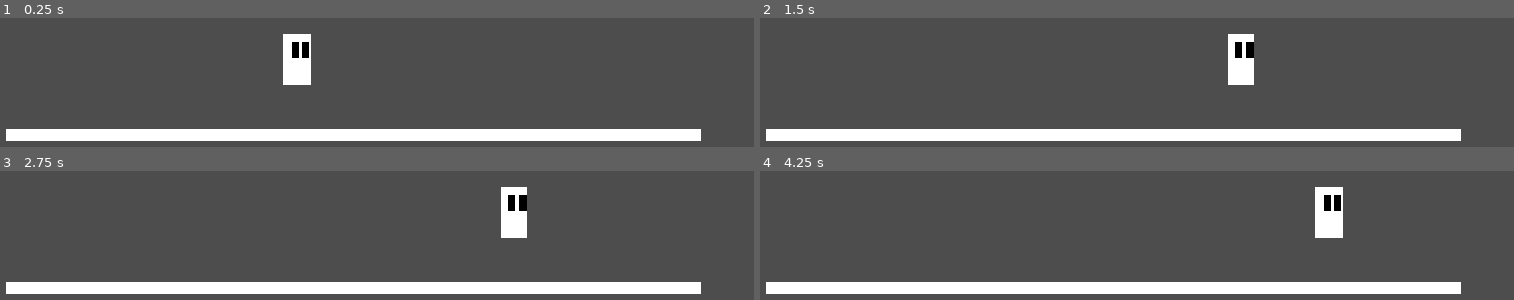
Above: before the commit, frames 1-4 (two rows, left to right).
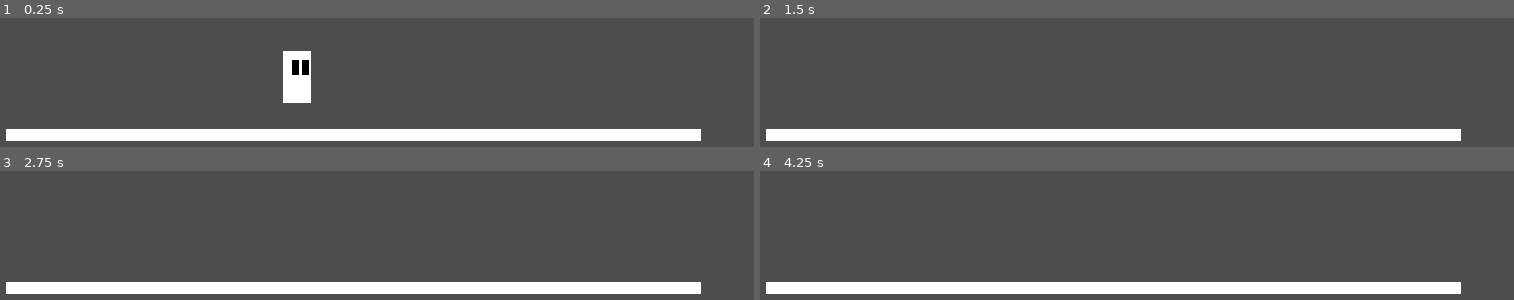
Above: after the commit, the same moments.

Repository: shubhrDev/Satisfying-Character-Controller
Game: Godot game, scene res://levels/level_1.tscn
The game is run twice, just before and just after one commit, with the same random seed, the same clock (stepped at 60 frames per second) and the same inputs.
Inputs:
- Up to frame 1 (0.25 s): no input
- Up to frame 2 (1.5 s): hold D (right) 0.53-1.28 s; tap Space (jump) at 0.6, 0.77, 1.07, 1.35 s; hold A (left) from 1.28 s (still down)
- Up to frame 3 (2.75 s): tap Space (jump) at 1.52, 1.82, 2.1 s; release A (left) at 2.03 s; hold D (right) from 2.03 s (still down)
- Up to frame 4 (4.25 s): tap Space (jump) at 2.85, 3.02, 3.32, 3.6, 3.77, 4.07 s; release D (right) at 3.53 s; hold A (left) from 3.53 s (still down)

The runs differ from the first frame. In frame 1, 1.3% of the frame differs, in the area x 37-42%, y 12-66%; in frame 2, 1.4%; in frame 3, 1.4%; in frame 4, 1.5%, in the area x 73-78%, y 12-52%.

Commit message:
variable jump not responsive and jump apex modifier not working: backp b4 majjor changes

Diff:
--- a/Player/player.tscn
+++ b/Player/player.tscn
@@ -4,9 +4,11 @@
 [ext_resource type="Script" uid="uid://gywdip5s47x3" path="res://Player/scripts/States/state_machine.gd" id="1_l8h54"]
 [ext_resource type="Script" uid="uid://buccd6sdhwomo" path="res://Player/scripts/States/move_state.gd" id="3_btcbx"]
 [ext_resource type="Script" uid="uid://cf1f77b8uq73v" path="res://Player/scripts/States/idle_state.gd" id="3_k53q1"]
+[ext_resource type="Script" uid="uid://bxdle8x8siyd1" path="res://Player/scripts/States/jump_state.gd" id="5_fhl08"]
+[ext_resource type="Script" uid="uid://dbtql5cbiwb35" path="res://Player/scripts/States/fall_state.gd" id="6_vtle1"]
 
 [sub_resource type="Curve" id="Curve_k53q1"]
-_data = [Vector2(0, 0), 0.0, 1.0, 0, 0, Vector2(0.575, 1), 0.0, 0.0, 0, 0, Vector2(1, 1), 0.0, 0.83616424, 0, 0]
+_data = [Vector2(0, 0), 0.0, 1.0, 0, 0, Vector2(0.78499997, 1), 0.0, 0.0, 0, 0, Vector2(1, 1), 0.0, 0.83616424, 0, 0]
 point_count = 3
 
 [sub_resource type="BoxMesh" id="BoxMesh_e3c3e"]
@@ -21,6 +23,7 @@
 acceleration_curve = SubResource("Curve_k53q1")
 player_speed = 500.0
 coyote_strafe_time = NodePath("strafeTimer")
+max_jump_height = 700.0
 
 [node name="body" type="MeshInstance2D" parent="." unique_id=1877024279]
 scale = Vector2(4, 8)
@@ -46,20 +49,47 @@
 wait_time = 0.2
 one_shot = true
 
+[node name="apexModifierTime" type="Timer" parent="." unique_id=1444804841]
+unique_name_in_owner = true
+wait_time = 0.04
+one_shot = true
+
 [node name="StateMachine" type="Node" parent="." unique_id=1295562982 node_paths=PackedStringArray("initial_state")]
 script = ExtResource("1_l8h54")
 initial_state = NodePath("Idle")
 metadata/_custom_type_script = "uid://gywdip5s47x3"
 
-[node name="Idle" type="Node" parent="StateMachine" unique_id=1787945245 node_paths=PackedStringArray("move_state")]
+[node name="Idle" type="Node" parent="StateMachine" unique_id=1787945245 node_paths=PackedStringArray("move_state", "fall_state", "jump_state")]
 script = ExtResource("3_k53q1")
 move_state = NodePath("../Move")
+fall_state = NodePath("../Fall")
+jump_state = NodePath("../Jump")
 metadata/_custom_type_script = "uid://bxnipgrcic4y3"
 
-[node name="Move" type="Node" parent="StateMachine" unique_id=1481526363 node_paths=PackedStringArray("idle_state", "player_base")]
+[node name="Move" type="Node" parent="StateMachine" unique_id=1481526363 node_paths=PackedStringArray("idle_state", "jump_state", "player_base")]
 script = ExtResource("3_btcbx")
 idle_state = NodePath("../Idle")
+jump_state = NodePath("../Jump")
 player_base = NodePath("../..")
 metadata/_custom_type_script = "uid://bxnipgrcic4y3"
 
+[node name="Jump" type="Node" parent="StateMachine" unique_id=1775009989 node_paths=PackedStringArray("player_base", "fall_state")]
+script = ExtResource("5_fhl08")
+player_base = NodePath("../..")
+fall_state = NodePath("../Fall")
+metadata/_custom_type_script = "uid://bxnipgrcic4y3"
+
+[node name="Fall" type="Node" parent="StateMachine" unique_id=2115711398 node_paths=PackedStringArray("move_state", "player_base")]
+script = ExtResource("6_vtle1")
+move_state = NodePath("../Move")
+player_base = NodePath("../..")
+metadata/_custom_type_script = "uid://bxnipgrcic4y3"
+
+[node name="groundCheck" type="RayCast2D" parent="." unique_id=727293729]
+unique_name_in_owner = true
+target_position = Vector2(0, 5)
+
+[connection signal="timeout" from="strafeTimer" to="." method="_on_strafe_timer_timeout"]
 [connection signal="timeout" from="strafeTimer" to="StateMachine/Move" method="_on_strafe_timer_timeout"]
+[connection signal="timeout" from="apexModifierTime" to="." method="_on_strafe_timer_timeout"]
+[connection signal="timeout" from="apexModifierTime" to="StateMachine/Move" method="_on_strafe_timer_timeout"]
--- /dev/null
+++ b/Player/scripts/States/fall_state.gd
@@ -0,0 +1,14 @@
+extends State
+
+@export var move_state: State
+
+@export var player_base: PlayerBase
+@onready var ground_check: RayCast2D = %groundCheck
+
+
+func physics_update(_delta : float) -> void:
+	player_base.apply_gravity(_delta)
+	player_base.move_left_right(_delta)
+
+	if ground_check.is_colliding():
+		switch_state.emit(move_state)
--- a/Player/scripts/States/idle_state.gd
+++ b/Player/scripts/States/idle_state.gd
@@ -1,6 +1,9 @@
 extends State
 
 @export var move_state : State
+@export var fall_state : State
+@export var jump_state : State
+@onready var ground_check: RayCast2D = %groundCheck
 
 
 func enter_state() -> void:
@@ -9,6 +12,11 @@
 func update(_delta : float) -> void:
 	var horizontal_input := Input.get_axis("left", "right")
 	var direction = Vector2(horizontal_input, 0)
+
+
 	if direction != Vector2.ZERO:
-
 		switch_state.emit(move_state)
+	if ground_check.is_colliding() == false:
+		switch_state.emit(fall_state)
+	if Input.is_action_just_pressed("jump"):
+		switch_state.emit (jump_state)
--- /dev/null
+++ b/Player/scripts/States/jump_state.gd
@@ -0,0 +1,44 @@
+extends State
+
+@export var player_base: PlayerBase
+@export var fall_state: State
+
+@onready var ground_check: RayCast2D = %groundCheck
+@onready var apex_modifier_time: Timer = %apexModifierTime
+
+var apex_modifier_applied: bool
+
+func enter_state() -> void:
+	player_base.handle_jump() #convert to function in player_base
+	apex_modifier_applied = false
+
+func physics_update(_delta : float) -> void:
+	if apex_modifier_time.is_stopped():
+		player_base.apply_gravity(_delta)
+
+	player_base.move_left_right(_delta)
+
+	if not ground_check.is_colliding() and absf(player_base.velocity.y) < 30 and not apex_modifier_applied:
+		#Apex modifiers increase horizontal speed and antigravity moment
+		#print("do something")
+		player_base.apex_modifier()
+		apex_modifier_time.start()
+		#print (apex_modifier_time.is_stopped())
+		await apex_modifier_time.timeout
+		print ("reset")
+		apex_modifier_applied = true
+
+		player_base.reset_apex_modifier()
+		apex_modifier_time.stop()
+
+	if not ground_check.is_colliding() and player_base.velocity.y > 0.0 and apex_modifier_applied:
+		switch_state.emit (fall_state)
+
+	if Input.is_action_just_released("jump"):
+		player_base.velocity.y *= 0.4
+		print (player_base.velocity.y)
+		print ("release")
+func exit_state() -> void:
+	apex_modifier_applied = false
+	player_base.reset_apex_modifier()
+	apex_modifier_time.stop()
--- a/Player/scripts/States/move_state.gd
+++ b/Player/scripts/States/move_state.gd
@@ -1,28 +1,21 @@
 extends State
 
 @export var idle_state : State
-@onready var strafe_timer: Timer = %strafeTimer
+@export var jump_state : State
+
 @export var player_base: PlayerBase
-var timer_started : bool = false
-var direction
 
 
+func update(_delta : float) -> void:
+	if Input.is_action_just_pressed("jump"):
+		switch_state.emit(jump_state)
+	if not player_base.direction.x and player_base.coyote_strafe_time.is_stopped():
+		player_base.try_coyote_strafe()
 
-func enter_state() -> void:
-	player_base.player_movement_hold_timer = 0
-
-func update(_delta : float) -> void:
-	var horizontal_input := Input.get_axis("left", "right")
-	direction = Vector2(horizontal_input, 0)
-
-	if direction == Vector2.ZERO and player_base.coyote_strafe_time.is_stopped():
-		player_base.coyote_strafe_time.start()
-	else:
-		player_base.move_left_right(direction, _delta)
-
-
+func physics_update(_delta : float) -> void:
+	player_base.move_left_right( _delta)
 
 
 func _on_strafe_timer_timeout() -> void:
-	if direction == Vector2.ZERO:
+	if not player_base.is_intent_to_move:
 		switch_state.emit(idle_state)
--- a/Player/scripts/States/state_machine.gd
+++ b/Player/scripts/States/state_machine.gd
@@ -6,7 +6,7 @@
 var active_state : State :
 	set (new_value):
 		active_state = new_value
-		print(active_state)
+		#print(active_state)
 
 func _ready() -> void:
 	for child_state : State in get_children():
--- a/Player/scripts/player_base.gd
+++ b/Player/scripts/player_base.gd
@@ -3,14 +3,25 @@
 @export var acceleration_curve : Curve
 @export var player_speed : float
 @export var coyote_strafe_time : Timer
+@export var max_jump_height: float
+
+var direction: Vector2
 var previous_direction : Vector2
+
+var is_intent_to_move: bool = true
+
+@export var increased_speed : float = 200
+
 var player_movement_hold_timer: float = 0 :
 	set (new_value):
 		player_movement_hold_timer = new_value
 		player_movement_hold_timer = clampf(player_movement_hold_timer, 0, 1)
 		#print (player_movement_hold_timer)
 
-func move_left_right(direction: Vector2, delta: float):
+func move_left_right(delta: float):
+	var horizontal_input := Input.get_axis("left", "right")
+	direction = Vector2(horizontal_input, 0)
+
 	if direction.x != previous_direction.x:
 		player_movement_hold_timer = 0.25 # reset when a to d
 
@@ -22,4 +33,29 @@
 
 	previous_direction = direction
 
+func try_coyote_strafe():
+	coyote_strafe_time.start()
+
+func _on_strafe_timer_timeout() -> void:
+	if not direction:
+		is_intent_to_move = false
+	else:
+		is_intent_to_move = true
+
+func apply_gravity(_delta):
+	velocity += get_gravity() * _delta
+	#move_and_slide()
+
+func handle_jump():
+	velocity.y = -max_jump_height
+
+
+func apex_modifier():
+	velocity.y = 0
+	player_speed += increased_speed
+
+func reset_apex_modifier():
+	player_speed -= increased_speed
+
+func _physics_process(delta: float) -> void:
 	move_and_slide()
Not shown, added: Player/scripts/States/fall_state.gd.uid
Not shown, added: Player/scripts/States/jump_state.gd.uid
